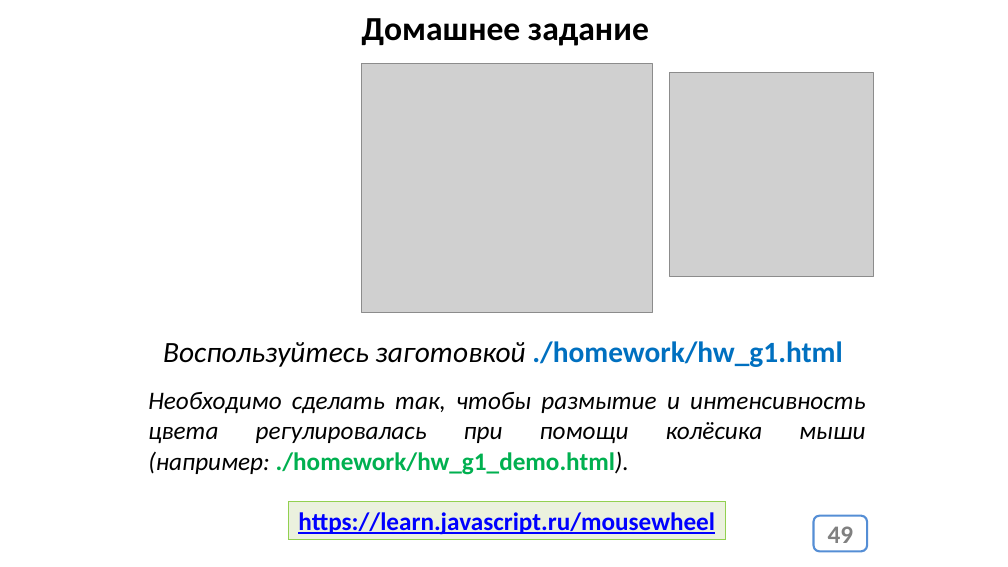
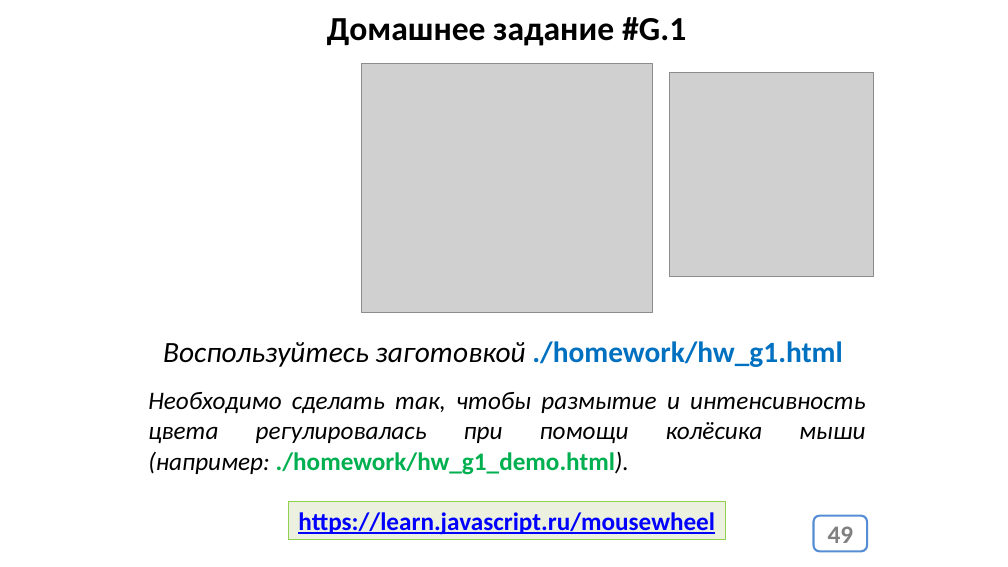
Before and after one commit to YarNik/lesson08, a slide deck: slide 49 of 08_events.pptx. Drawn at 1008x567 pixels with LibreOffice and Linux fonts; fonts in the diff are those of the drawing; grey boxes stand for pictures. Boxes give left, top, right and bottom in pixels: in the first picture for what was removed or moved away, otherwise in the second. Text is boxed around its words. In the diff, an @@ line names an element or a change of style, - is before the commit and + after.

Commit message:
fix PPTX & PDF

```diff
--- a/08_events.pptx
+++ b/08_events.pptx
@@ text at <box>327,17,686,46</box>: text changed @@
-Домашнее задание
+Домашнее задание #G.1
```
Also in this commit, not shown: 1 other file.
